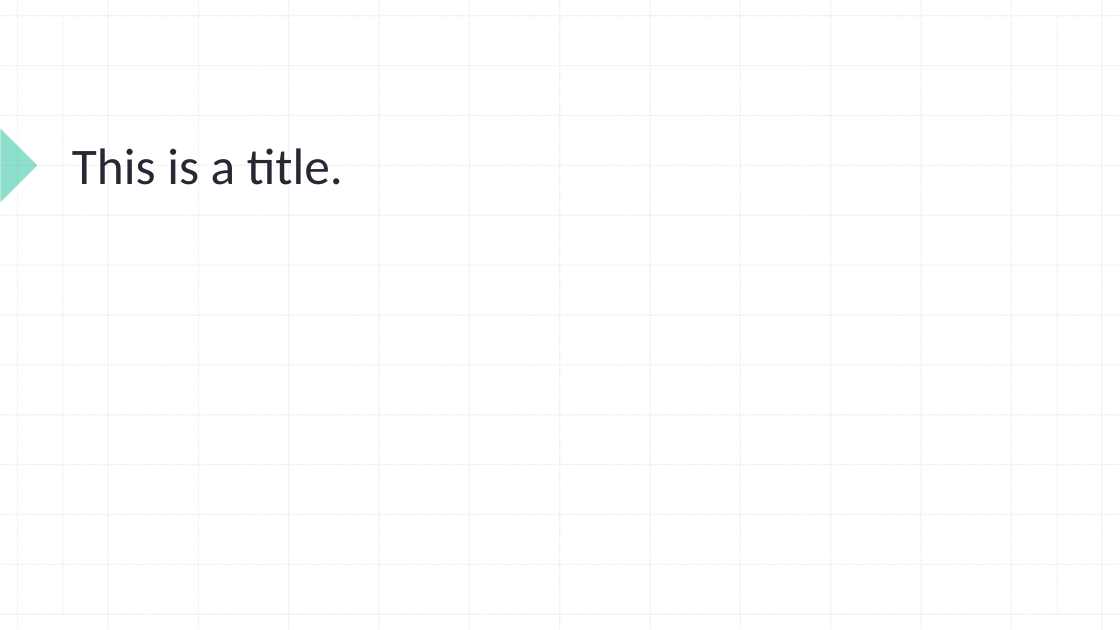
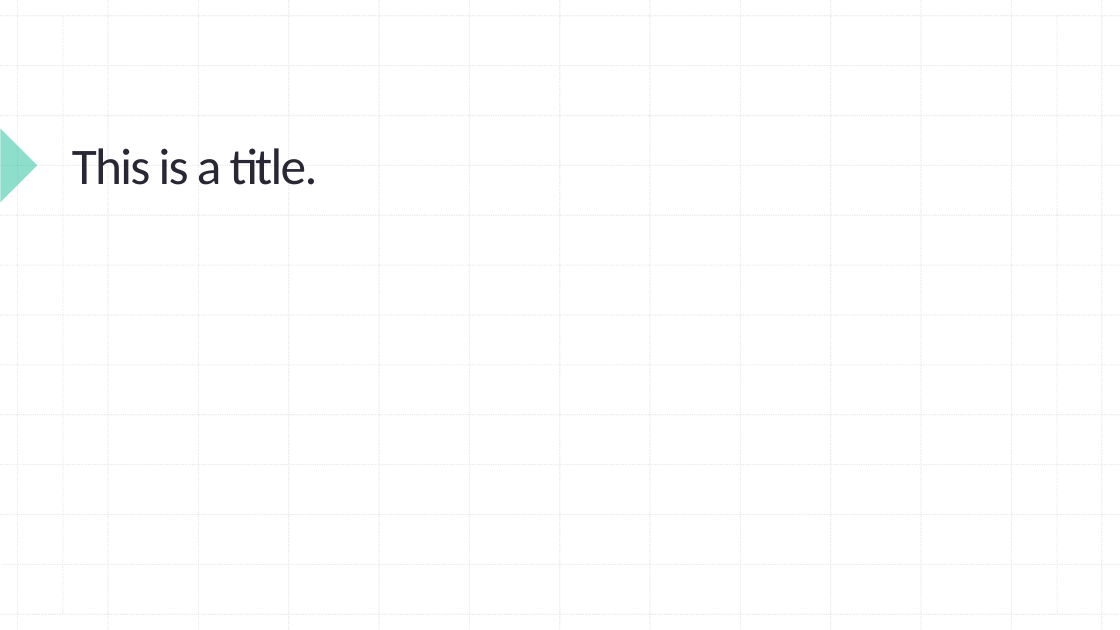
Before and after one commit to cs4240-group5/intuitive, a slide deck: slide 2 of docs/STEPS_SLIDESHOW.pptx. Drawn at 1120x630 pixels with LibreOffice and Linux fonts; fonts in the diff are those of the drawing. Boxes give left, top, right and bottom in pixels: in the first picture for what was removed or moved away, otherwise in the second. Text is boxed around its words. In the diff, an @@ line names an element or a change of style, - is before the commit and + after.

Commit message:
Add title slide

```diff
--- a/docs/STEPS_SLIDESHOW.pptx
+++ b/docs/STEPS_SLIDESHOW.pptx
@@ title "This is a title." at (72, 148, 318, 185): letter spacing 0 to -1.5 pt @@
```
Also in this commit, not shown: 1 slide added, 1 slide removed, 1 other file.
